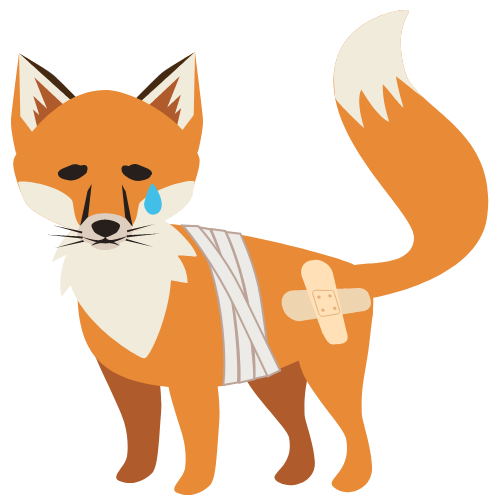
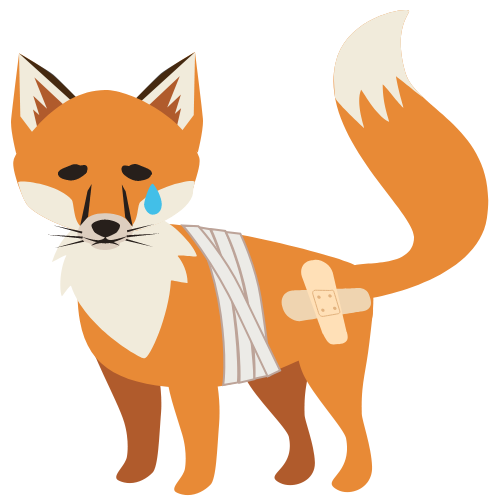
Layered file, before and after one edit (500x500). Changes by layer:
painted on "Shape 12" (1st of 2, in "head" › "Ear copy"), unmasked it over 33, 77, 67, 127
painted on "Shape 11" (1st of 2, in "head" › "Ear copy"), unmasked it over 19, 53, 76, 132
painted on "Shape 10" (1st of 2, in "head" › "Ear copy"), unmasked it over 19, 53, 76, 110
painted on "Shape 8" (1st of 2, in "head" › "Ear copy"), unmasked it over 11, 53, 76, 154
painted on "Shape 12" (2nd of 2, in "head" › "Ear"), unmasked it over 147, 76, 182, 124
painted on "Shape 11" (2nd of 2, in "head" › "Ear"), unmasked it over 136, 52, 196, 130
painted on "Shape 10" (2nd of 2, in "head" › "Ear"), unmasked it over 136, 52, 195, 109
painted on "Shape 8" (2nd of 2, in "head" › "Ear"), unmasked it over 136, 52, 203, 152
painted on "Shape 15", unmasked it over 168, 386, 220, 496
painted on "Shape 15 copy", unmasked it over 95, 357, 162, 484
painted on "Shape 14", unmasked it over 297, 297, 374, 493
painted on "Shape 14 copy", unmasked it over 247, 362, 317, 486
